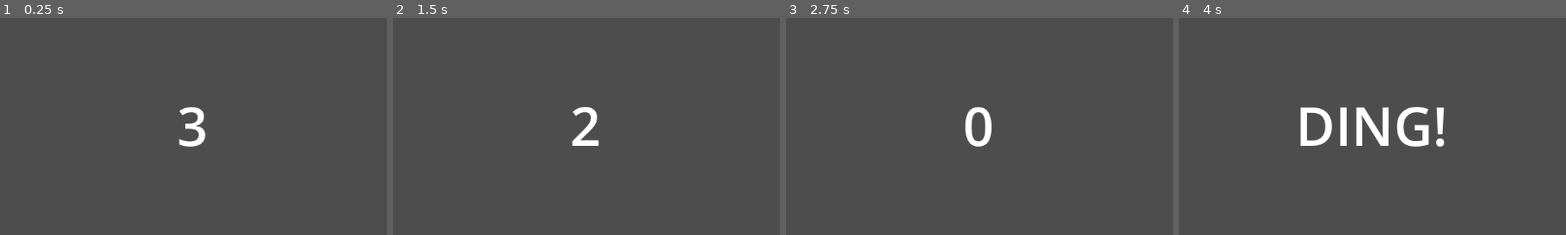
Above: before the commit, frames 1-4 (left to right).
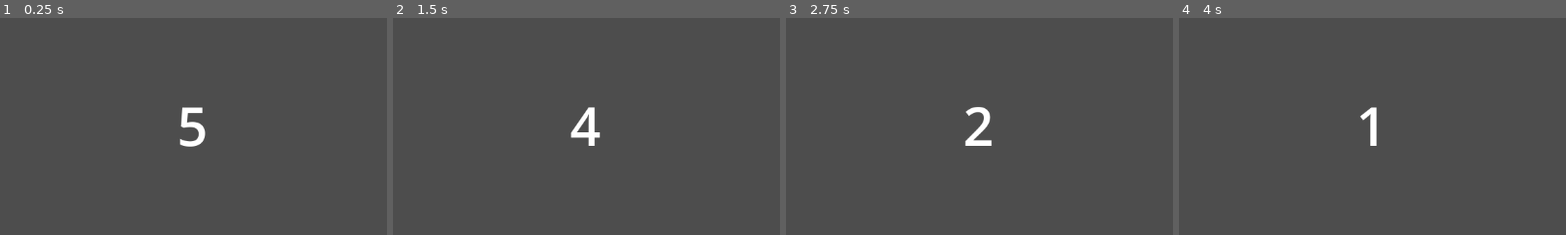
Above: after the commit, the same moments.

Repository: tinytyra/ModuleTimer
Game: Godot game, scene res://scenes/timer.tscn
The game is run twice, just before and just after one commit, with the same random seed, the same clock (stepped at 60 frames per second) and the same inputs. The project has no main scene, so this scene is started directly.
Inputs:
- Up to frame 1 (0.25 s): no input
- Up to frame 2 (1.5 s): tap Enter at 0.5 s; tap Space at 1.25 s
- Up to frame 3 (2.75 s): tap Enter at 2 s
- Up to frame 4 (4 s): tap Space at 3.5 s
The pictures show only the part of the screen within x 25-75%, y 25-75%; the shares and areas given below are measured in that part.

The runs differ from the first frame. In frame 1, 0.4% of the frame differs, in the area x 46-54%, y 41-59%; in frame 2, 0.8%; in frame 3, 0.6%; in frame 4, 3.2%, in the area x 31-69%, y 41-60%.

Commit message:
module added
that adds timer as a child and then kills it when its done

Diff:
--- /dev/null
+++ b/godot/scenes/module.tscn
@@ -0,0 +1,24 @@
+[gd_scene load_steps=2 format=3 uid="uid://cpikipbm8bkhg"]
+
+[ext_resource type="Script" path="res://scripts/module.gd" id="1_6ee4w"]
+
+[node name="Control" type="Control"]
+layout_mode = 3
+anchors_preset = 15
+anchor_right = 1.0
+anchor_bottom = 1.0
+grow_horizontal = 2
+grow_vertical = 2
+script = ExtResource("1_6ee4w")
+
+[node name="Button" type="Button" parent="."]
+layout_mode = 1
+anchors_preset = 1
+anchor_left = 1.0
+anchor_right = 1.0
+offset_left = -200.0
+offset_bottom = 200.0
+grow_horizontal = 0
+text = "start"
+
+[connection signal="pressed" from="Button" to="." method="_on_button_pressed"]
--- /dev/null
+++ b/godot/scripts/module.gd
@@ -0,0 +1,13 @@
+extends Control
+
+
+func _on_button_pressed() -> void:
+	var timer = preload("res://scenes/timer.tscn").instantiate()
+	add_child(timer)
+	timer.timeout.connect(_on_timer_timeout)
+
+func _on_timer_timeout():
+	$Timer.queue_free()
+
+	# debug
+	print("module saw that the timer timed out")
--- a/godot/scripts/timer.gd
+++ b/godot/scripts/timer.gd
@@ -1,7 +1,7 @@
 extends Timer
 
 func _ready() -> void:
-	start(3)
+	start(5)
 
 func _physics_process(_delta: float) -> void:
 	$Label.set_text(str(round(time_left)))
Not shown, added: godot/scenes/modD19.tmp
Not shown, added: godot/scenes/modEF5F.tmp
